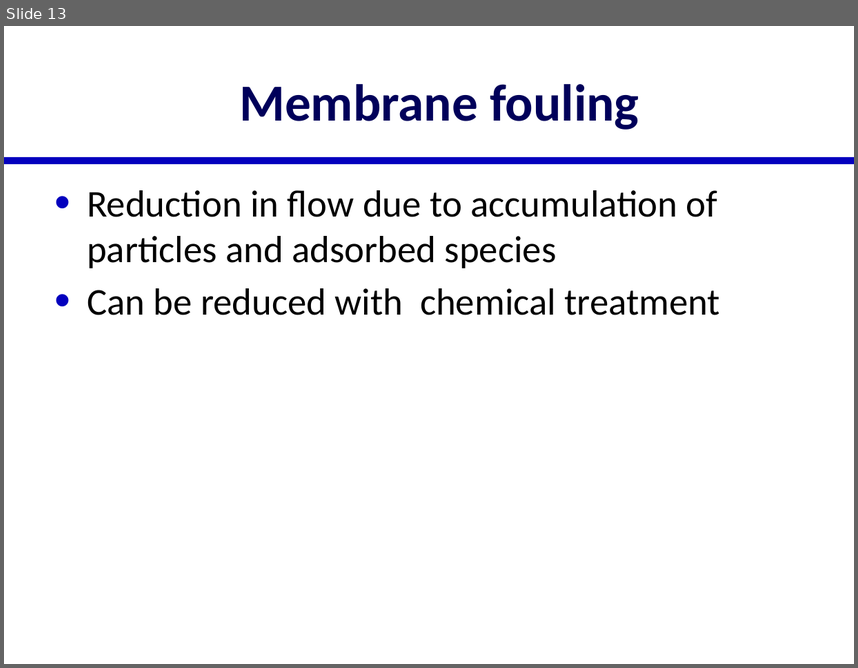
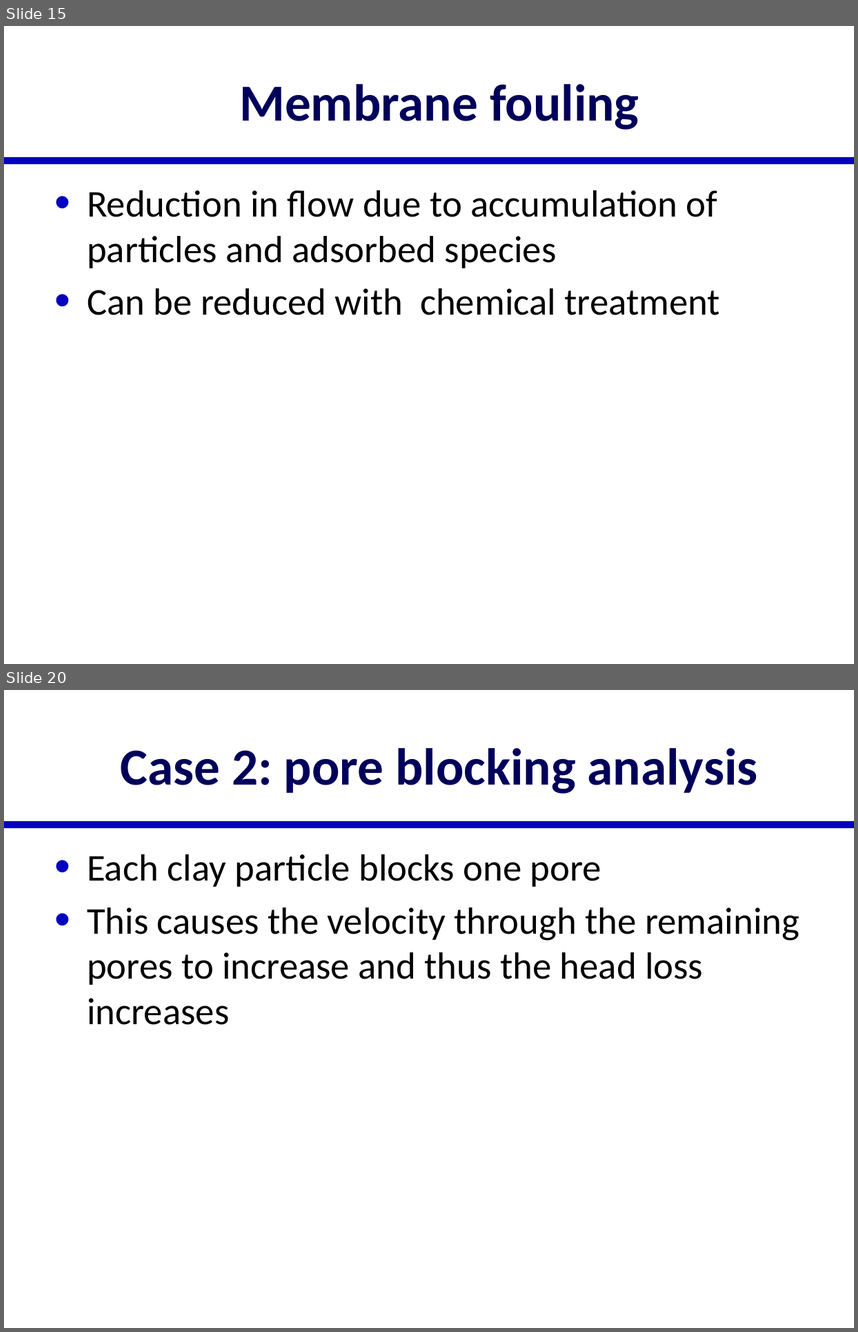
Before and after one commit to AguaClara/SWOT, a slide deck: Lectures/In Class/Membrane Filtration.pptx. Shown one above the other, each under a label of ours: slide 13 before the commit, slides 15 and 20 after it; the slides between them are not shown. The pictures are 858x668 and 858x1332 pixels, drawn with LibreOffice and Linux fonts; fonts in the diff are those of the drawing. Boxes give left, top, right and bottom in pixels: in the first picture for what was removed or moved away, otherwise in the second. Text is boxed around its words. In the diff, an @@ line names an element or a change of style, - is before the commit and + after.

```diff
--- a/Lectures/In Class/Membrane Filtration.pptx
+++ b/Lectures/In Class/Membrane Filtration.pptx
@@ slide 20 added at [4, 690, 854, 1328], background #FFFFFF; not listed: 1 template element that a slide beside it also shows @@
@@ title added at [120, 748, 758, 793], 44 pt, text #00005A, bold @@
+Case 2: pore blocking analysis
@@ text added at [87, 854, 800, 1025], 32 pt, text #000000 @@
+• Each clay particle blocks one pore
+• This causes the velocity through the remaining pores to increase and thus the head loss increases
@@ what was slide 13 is now slide 15 @@
```
Also in this commit, not shown: 1 slide changed, 6 other slides added, 2 other files.
